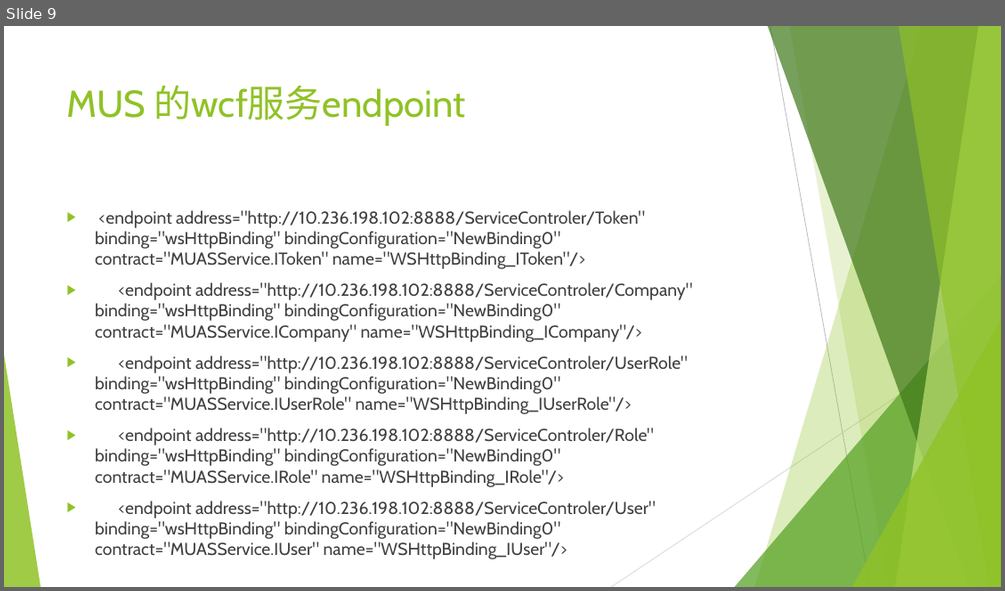
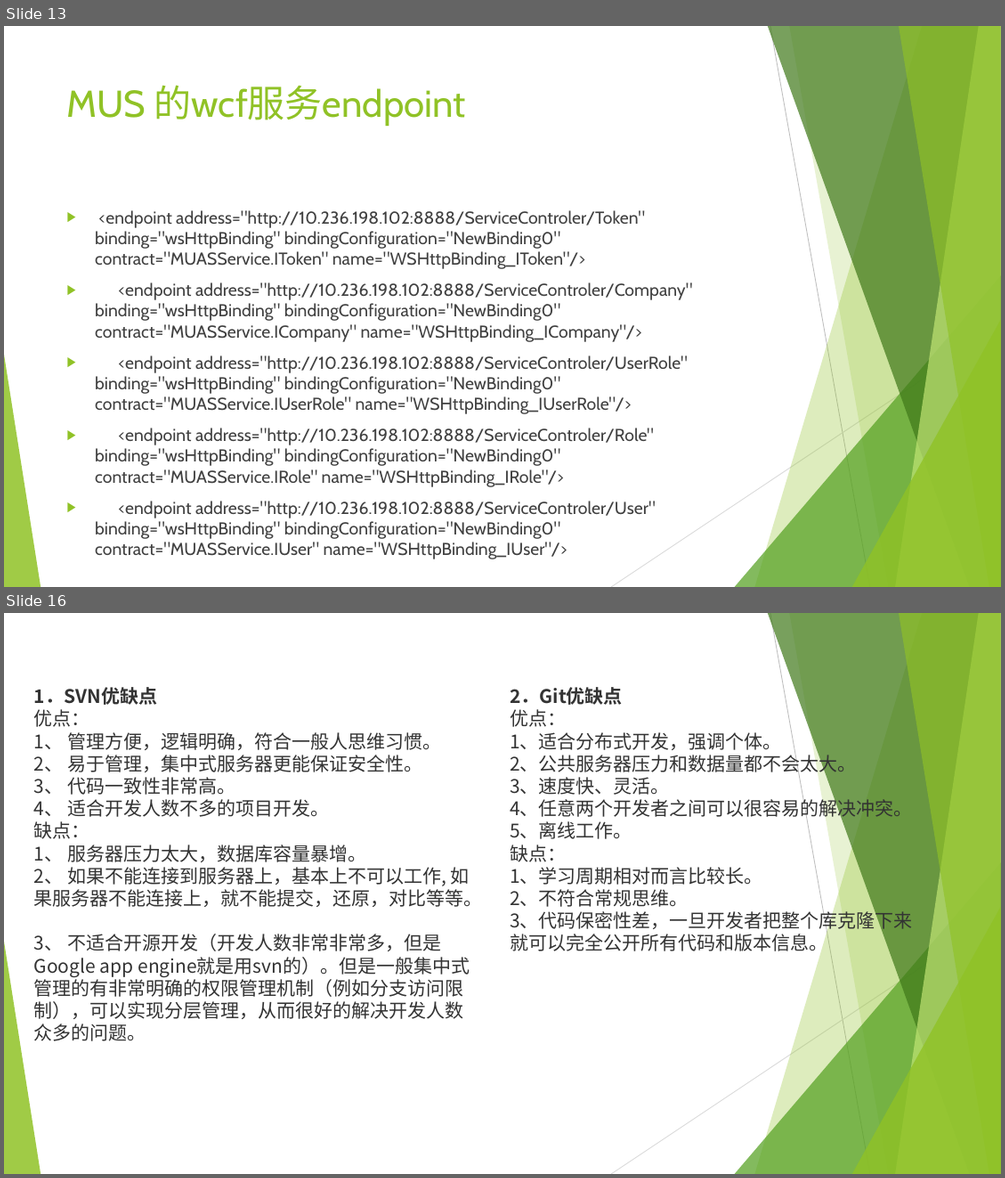
Before and after one commit to sun198986/Station, a slide deck: 后端设计.pptx. Shown one above the other, each under a label of ours: slide 9 before the commit, slides 13 and 16 after it; the slides between them are not shown. The pictures are 1005x591 and 1005x1178 pixels, drawn with LibreOffice and Linux fonts; fonts in the diff are those of the drawing. Boxes give left, top, right and bottom in pixels: in the first picture for what was removed or moved away, otherwise in the second. Text is boxed around its words. In the diff, an @@ line names an element or a change of style, - is before the commit and + after.

```diff
--- a/后端设计.pptx
+++ b/后端设计.pptx
@@ slide 16 added at [4,613,1001,1174], background #FFFFFF; not listed: 10 template elements that a slide beside it also shows @@
@@ text added at [34,687,483,1041], 18 pt, text #333333 @@
+1．SVN优缺点
+优点：
+1、 管理方便，逻辑明确，符合一般人思维习惯。
+2、 易于管理，集中式服务器更能保证安全性。
+3、 代码一致性非常高。
+4、 适合开发人数不多的项目开发。
+缺点：
+1、 服务器压力太大，数据库容量暴增。
+2、 如果不能连接到服务器上，基本上不可以工作, 如果服务器不能连接上，就不能提交，还原，对比等等。
+3、 不适合开源开发（开发人数非常非常多，但是Google app engine就是用svn的）。但是一般集中式管理的有非常明确的权限管理机制（例如分支访问限制），可以实现分层管理，从而很好的解决开发人数众多的问题。
@@ text added at [510,687,913,955], 18 pt, text #333333 @@
+2．Git优缺点
+优点：
+1、适合分布式开发，强调个体。
+2、公共服务器压力和数据量都不会太大。
+3、速度快、灵活。
+4、任意两个开发者之间可以很容易的解决冲突。
+5、离线工作。
+缺点：
+1、学习周期相对而言比较长。
+2、不符合常规思维。
+3、代码保密性差，一旦开发者把整个库克隆下来就可以完全公开所有代码和版本信息。
@@ what was slide 9 is now slide 13 @@
```
Also in this commit, not shown: 4 slides changed, 7 other slides added, 1 slide removed, 4 other files.
